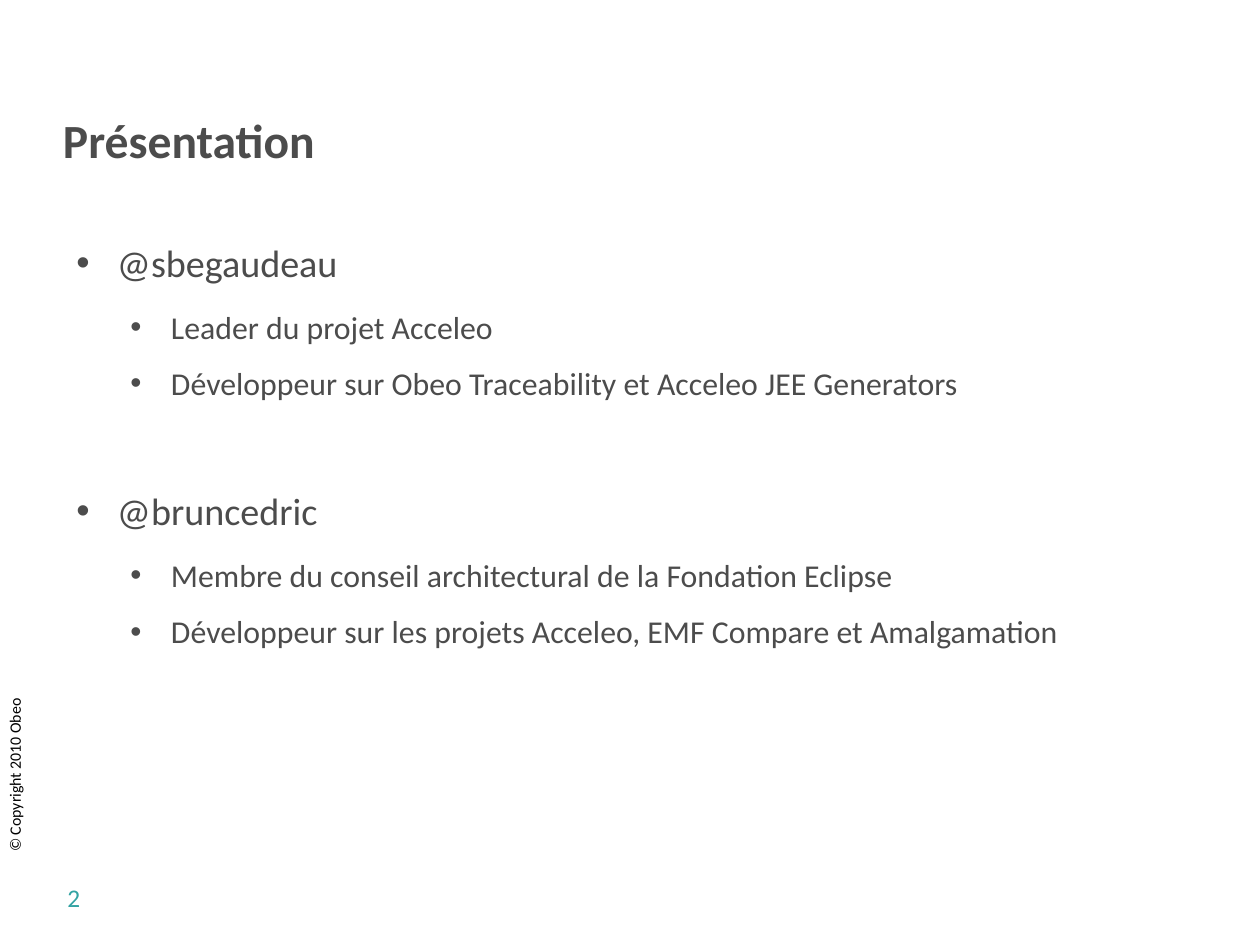
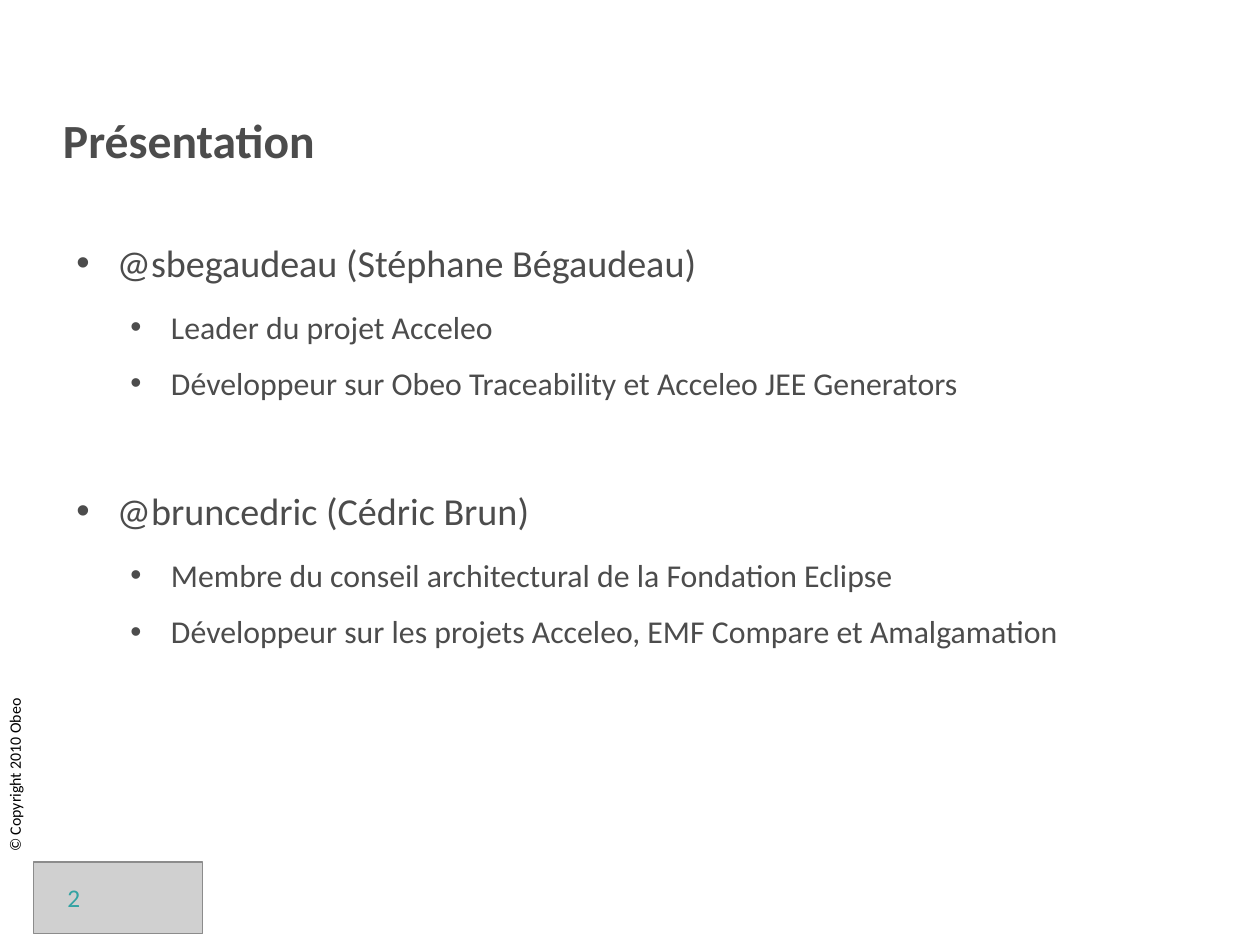
Before and after one commit to sbegaudeau/acceleo-tutorial, a slide deck: slide 2 of documentation/org.eclipse.acceleo.tutorial.slides/breizhcamp/Acceleo Tutorial Breizhcamp.odp. Drawn at 1260x945 pixels with LibreOffice and Linux fonts; fonts in the diff are those of the drawing; grey boxes stand for pictures; background and template pictures are left out. Boxes give left, top, right and bottom in pixels: in the first picture for what was removed or moved away, otherwise in the second. Text is boxed around its words. In the diff, an @@ line names an element or a change of style, - is before the commit and + after.

```diff
--- a/documentation/org.eclipse.acceleo.tutorial.slides/breizhcamp/Acceleo Tutorial Breizhcamp.odp
+++ b/documentation/org.eclipse.acceleo.tutorial.slides/breizhcamp/Acceleo Tutorial Breizhcamp.odp
@@ text at [117, 249, 696, 284]: text changed @@
-• @sbegaudeau
+• @sbegaudeau (Stéphane Bégaudeau)
@@ text at [117, 497, 530, 530]: text changed @@
-• @bruncedric
+• @bruncedric (Cédric Brun)
@@ picture added at [34, 862, 204, 934] @@
```
Also in this commit, not shown: 7 other slides changed, 5 slides added, 1 slide removed.
